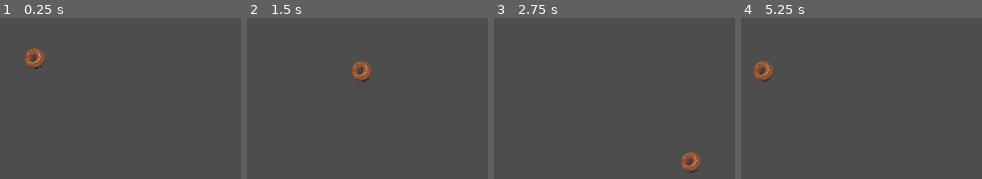
Above: before the commit, frames 1-4 (left to right).
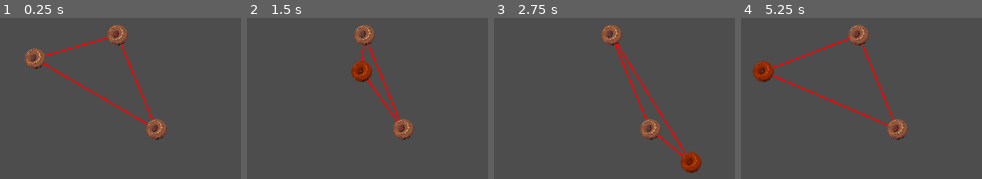
Above: after the commit, the same moments.

Repository: NJWissema/connection
Game: Godot game, scene res://Scenes/Levels/level_1.tscn
Same seed, same stepped clock (60 frames per second), same inputs: the game is played once before the commit and once after it. The project has no main scene, so this scene is started directly.
Inputs (mouse positions are in pixels of both pictures, inside the frame that each line leads up to):
- Up to frame 1 (0.25 s): no input
- Up to frame 2 (1.5 s): tap Enter at 0.5 s; move the mouse to (283, 58) at 0.52 s; hold D (right) 0.53-1.28 s; click (283, 58) at 0.67 s; move the mouse to (outside the picture) at 1.27 s; hold S (down) from 1.28 s (still down); click (outside the picture) at 1.42 s
- Up to frame 3 (2.75 s): move the mouse to (outside the picture) at 2.02 s; release S (down) at 2.03 s; hold D (right) from 2.03 s (still down); click (outside the picture) at 2.17 s
- Up to frame 4 (5.25 s): move the mouse to (outside the picture) at 2.77 s; release D (right) at 2.78 s; hold W (up) 2.78-3.53 s; click (outside the picture) at 2.92 s; move the mouse to (outside the picture) at 3.52 s; hold A (left) 3.53-5.03 s; click (outside the picture) at 3.67 s; move the mouse to (834, 135) at 4.27 s; click (834, 135) at 4.42 s; move the mouse to (outside the picture) at 5.02 s; hold S (down) from 5.03 s (still down); click (outside the picture) at 5.17 s

The runs differ from the first frame. In frame 1, 3.0% of the frame differs, in the area x 18-69%, y 4-76%; in frame 2, 3.3%; in frame 3, 3.7%; in frame 4, 4.0%, in the area x 4-69%, y 4-76%.

Commit message:
basic setups

Diff:
--- a/Scenes/Levels/level_1.tscn
+++ b/Scenes/Levels/level_1.tscn
@@ -1,13 +1,29 @@
-[gd_scene load_steps=3 format=3 uid="uid://d21vl1nnhhc1f"]
+[gd_scene load_steps=4 format=3 uid="uid://d21vl1nnhhc1f"]
 
 [ext_resource type="Script" path="res://Scripts/Levels/level_1.gd" id="1_wpw4o"]
+[ext_resource type="PackedScene" uid="uid://d0qktevoeanrw" path="res://Scenes/body_connection.tscn" id="2_wsim3"]
 [ext_resource type="PackedScene" uid="uid://cu3qe1lrfwqn3" path="res://Scenes/player_body.tscn" id="2_yx4ri"]
 
 [node name="Level_1" type="Node2D"]
 script = ExtResource("1_wpw4o")
 
-[node name="ConnectingLine" type="Line2D" parent="."]
-width = 2.0
+[node name="BodyConnection" parent="." node_paths=PackedStringArray("body1", "body2") instance=ExtResource("2_wsim3")]
+body1 = NodePath("../PlayerBody")
+body2 = NodePath("../PlayerBody2")
+
+[node name="BodyConnection2" parent="." node_paths=PackedStringArray("body1", "body2") instance=ExtResource("2_wsim3")]
+body1 = NodePath("../PlayerBody")
+body2 = NodePath("../PlayerBody3")
+
+[node name="BodyConnection3" parent="." node_paths=PackedStringArray("body1", "body2") instance=ExtResource("2_wsim3")]
+body1 = NodePath("../PlayerBody2")
+body2 = NodePath("../PlayerBody3")
 
 [node name="PlayerBody" parent="." instance=ExtResource("2_yx4ri")]
 position = Vector2(147, 115)
+
+[node name="PlayerBody2" parent="." instance=ExtResource("2_yx4ri")]
+position = Vector2(266, 81)
+
+[node name="PlayerBody3" parent="." instance=ExtResource("2_yx4ri")]
+position = Vector2(322, 217)
--- /dev/null
+++ b/Scenes/body_connection.tscn
@@ -0,0 +1,9 @@
+[gd_scene load_steps=2 format=3 uid="uid://d0qktevoeanrw"]
+
+[ext_resource type="Script" path="res://Scripts/body_connection.gd" id="1_et56d"]
+
+[node name="BodyConnection" type="Line2D"]
+closed = true
+width = 2.0
+default_color = Color(1, 0, 0, 1)
+script = ExtResource("1_et56d")
--- a/Scenes/player_body.tscn
+++ b/Scenes/player_body.tscn
@@ -14,7 +14,7 @@
 [node name="CollisionShape2D" type="CollisionShape2D" parent="."]
 shape = SubResource("CircleShape2D_6u2sr")
 
-[node name="Sprite2D" type="Sprite2D" parent="."]
+[node name="BodySprite" type="Sprite2D" parent="."]
 texture = ExtResource("2_asb32")
 
 [connection signal="input_event" from="." to="." method="_on_input_event"]
--- a/Scripts/Levels/level_1.gd
+++ b/Scripts/Levels/level_1.gd
@@ -1,14 +1,17 @@
 extends Node2D
 
 @export var bodies : Array[PlayerBody]
-
-@onready var line := $ConnectingLine
+@export var lines : Array[BodyConnection]
 
 # Called when the node enters the scene tree for the first time.
 func _ready():
+	#line.clear_points()
+	#for body in bodies:
+		#line.add_point(body.global_position)
 	pass # Replace with function body.
 
 # Called every frame. 'delta' is the elapsed time since the previous frame.
 func _process(delta):
-	#line.points = [body_1.global_position, body_2.global_position]
+	#for i in range(line.get_point_count()):
+		#line.set_point_position(i,bodies[i].global_position)
 	pass
--- /dev/null
+++ b/Scripts/body_connection.gd
@@ -0,0 +1,26 @@
+class_name BodyConnection extends Line2D
+
+signal connection_achieved(Line:BodyConnection, CurrentLength: float, DesiredLength:float)
+
+@export var max_length: float = 200.0
+@export var desired_length: float = 50.0
+
+@export var body1: PlayerBody
+@export var body2: PlayerBody
+# Called when the node enters the scene tree for the first time.
+func _ready():
+	self.add_point(body1.global_position)
+	self.add_point(body2.global_position)
+	pass # Replace with function body.
+
+func get_length(pos1: Vector2, pos2: Vector2)-> float :
+	return 0.0
+
+# Called every frame. 'delta' is the elapsed time since the previous frame.
+func _process(delta):
+	self.set_point_position(0, body1.global_position)
+	self.set_point_position(1, body2.global_position)
+
+
+
+	#default_color = Color()
--- a/Scripts/character_body.gd
+++ b/Scripts/character_body.gd
@@ -1,12 +1,14 @@
 class_name PlayerBody extends CharacterBody2D
 
-signal node_selected
+signal node_selected(body:PlayerBody)
 
 var selected = false
 
 @export var speed = 200
-@export var friction = 0.01
+@export var friction = 0.1
 @export var acceleration = 0.1
+
+@onready var body_sprite := $BodySprite
 
 func get_input():
 	var input = Vector2()
@@ -21,19 +23,32 @@
 	return input
 
 func _physics_process(delta):
-	if selected:
-		var direction = get_input()
-		if direction.length() > 0:
-			velocity = velocity.lerp(direction.normalized() * speed, acceleration)
-		else:
-			velocity = velocity.lerp(Vector2.ZERO, friction)
+
+	var direction = get_input()
+	if direction.length() > 0 and selected:
+		velocity = velocity.lerp(direction.normalized() * speed, acceleration)
+	else:
+		velocity = velocity.lerp(Vector2.ZERO, friction)
 	move_and_slide()
 
-func select_body():
+func select():
 	selected = true
-	pass
+	highlight()
+	node_selected.emit(self)
+
+func un_select():
+	selected = false
+	unhighlight()
+
+func highlight():
+	body_sprite.set_modulate(Color(1,0.5,0.1,1))
+
+func unhighlight():
+	body_sprite.set_modulate(Color(1,1,1,1))
 
 func _on_input_event(viewport, event, shape_idx):
 	if event is InputEventMouseButton and event.pressed and event.button_index == MOUSE_BUTTON_LEFT:
-		select_body()
-		print(event)
+		if selected:
+			un_select()
+		else:
+			select()
